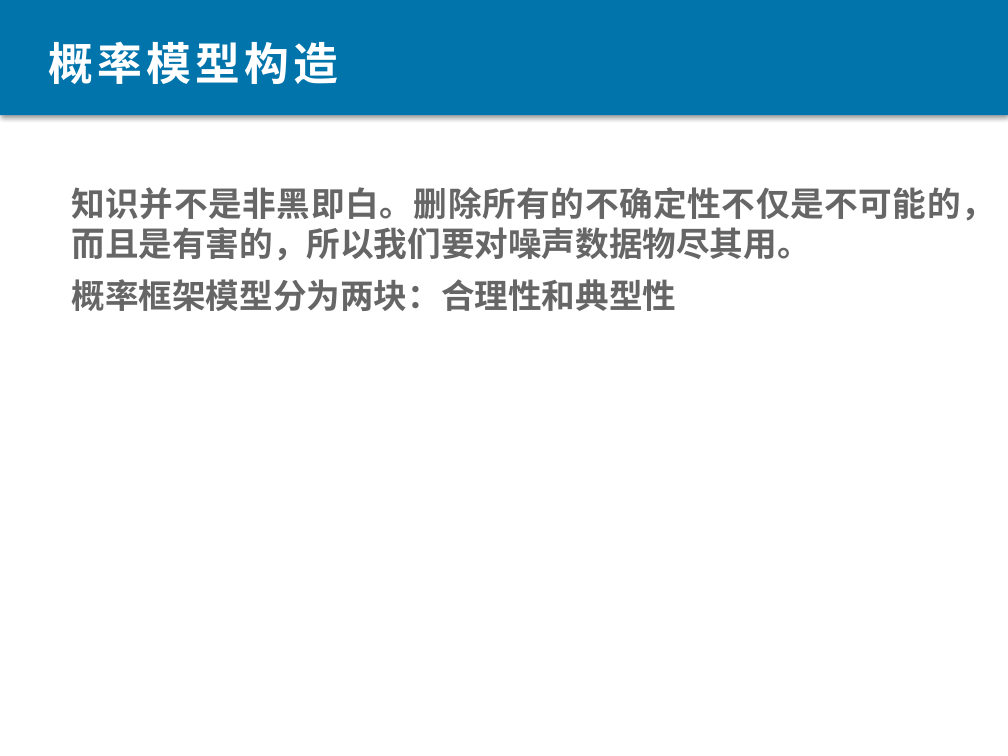
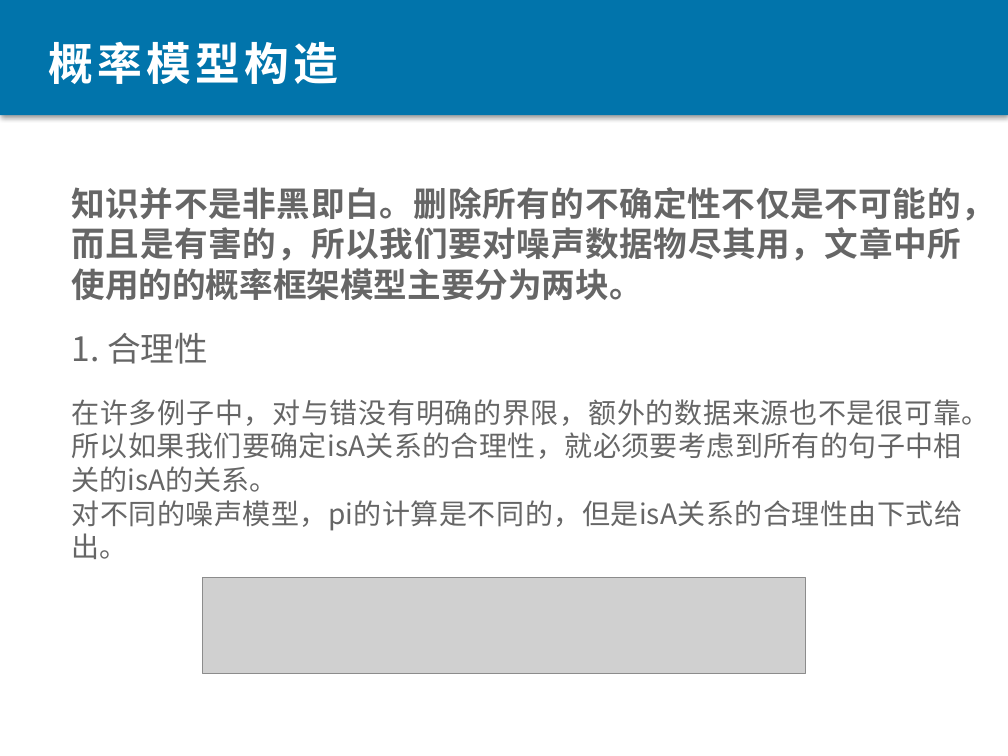
Before and after one commit to liusen1208/nju_project, a slide deck: slide 13 of 语义网/PPT素材精选-论文答辩模板04.pptx. Drawn at 1008x756 pixels with LibreOffice and Linux fonts; fonts in the diff are those of the drawing; grey boxes stand for pictures; background and template pictures are left out. Boxes give left, top, right and bottom in pixels: in the first picture for what was removed or moved away, otherwise in the second. Text is boxed around its words. In the diff, an @@ line names an element or a change of style, - is before the commit and + after.

Commit message:
end ppt

```diff
--- a/语义网/PPT素材精选-论文答辩模板04.pptx
+++ b/语义网/PPT素材精选-论文答辩模板04.pptx
@@ text at [72,187,995,300]: text changed @@
-知识并不是非黑即白。删除所有的不确定性不仅是不可能的，而且是有害的，所以我们要对噪声数据物尽其用。
+知识并不是非黑即白。删除所有的不确定性不仅是不可能的，而且是有害的，所以我们要对噪声数据物尽其用，文章中所使用的的概率框架模型主要分为两块。
@@ text at [72,333,990,559]: text changed; size 24 to 20 pt; bold off @@
-概率框架模型分为两块：合理性和典型性
+1. 合理性
+在许多例子中，对与错没有明确的界限，额外的数据来源也不是很可靠。所以如果我们要确定isA关系的合理性，就必须要考虑到所有的句子中相关的isA的关系。
+对不同的噪声模型，pi的计算是不同的，但是isA关系的合理性由下式给出。
@@ picture added at [203,578,805,673] @@
```
Also in this commit, not shown: 1 other slide changed, 1 slide added.
